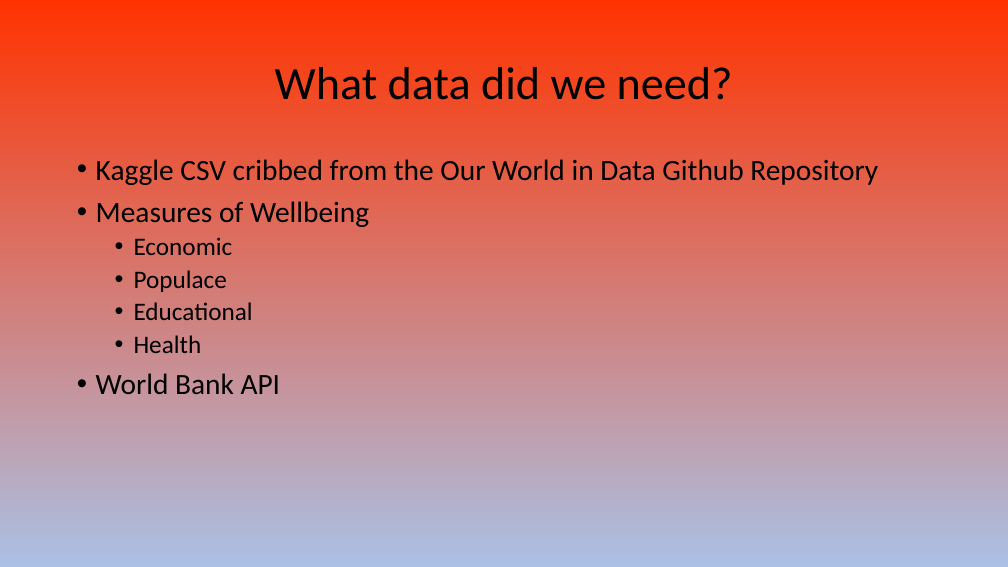
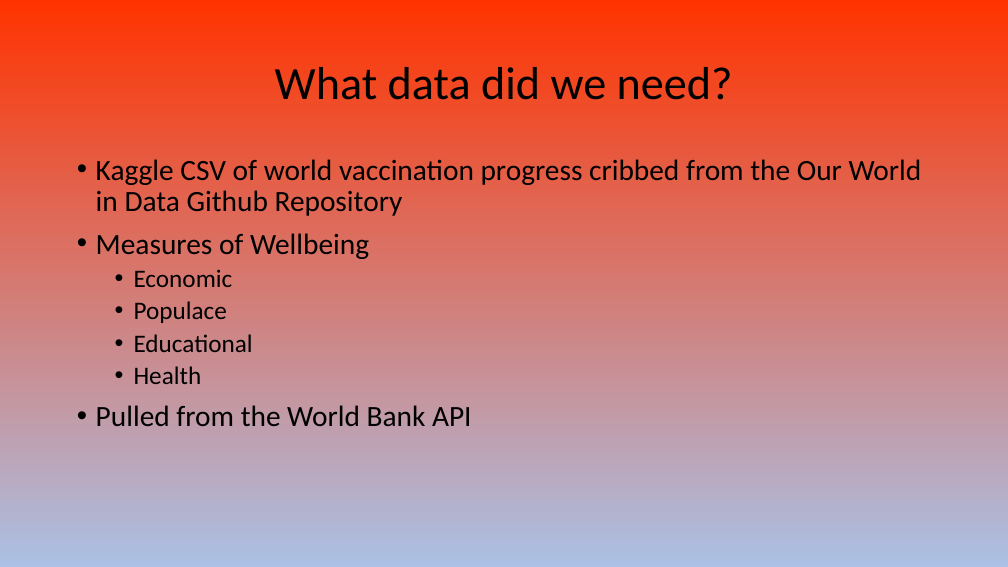
Before and after one commit to AJB-hub/Covid19_Vaccination_Progress, a slide deck: slide 3 of Covid 19 Presentation.pptx. Drawn at 1008x567 pixels with LibreOffice and Linux fonts; fonts in the diff are those of the drawing. Boxes give left, top, right and bottom in pixels: in the first picture for what was removed or moved away, otherwise in the second. Text is boxed around its words. In the diff, an @@ line names an element or a change of style, - is before the commit and + after.

```diff
--- a/Covid 19 Presentation.pptx
+++ b/Covid 19 Presentation.pptx
@@ text at (96, 159, 922, 216): text changed @@
-• Kaggle CSV cribbed from the Our World in Data Github Repository
+• Kaggle CSV of world vaccination progress cribbed from the Our World in Data Github Repository
@@ text at (96, 405, 472, 426): text changed @@
-• World Bank API
+• Pulled from the World Bank API
```
Also in this commit, not shown: 2 other slides changed, 4 slides added, 3 slides removed.
